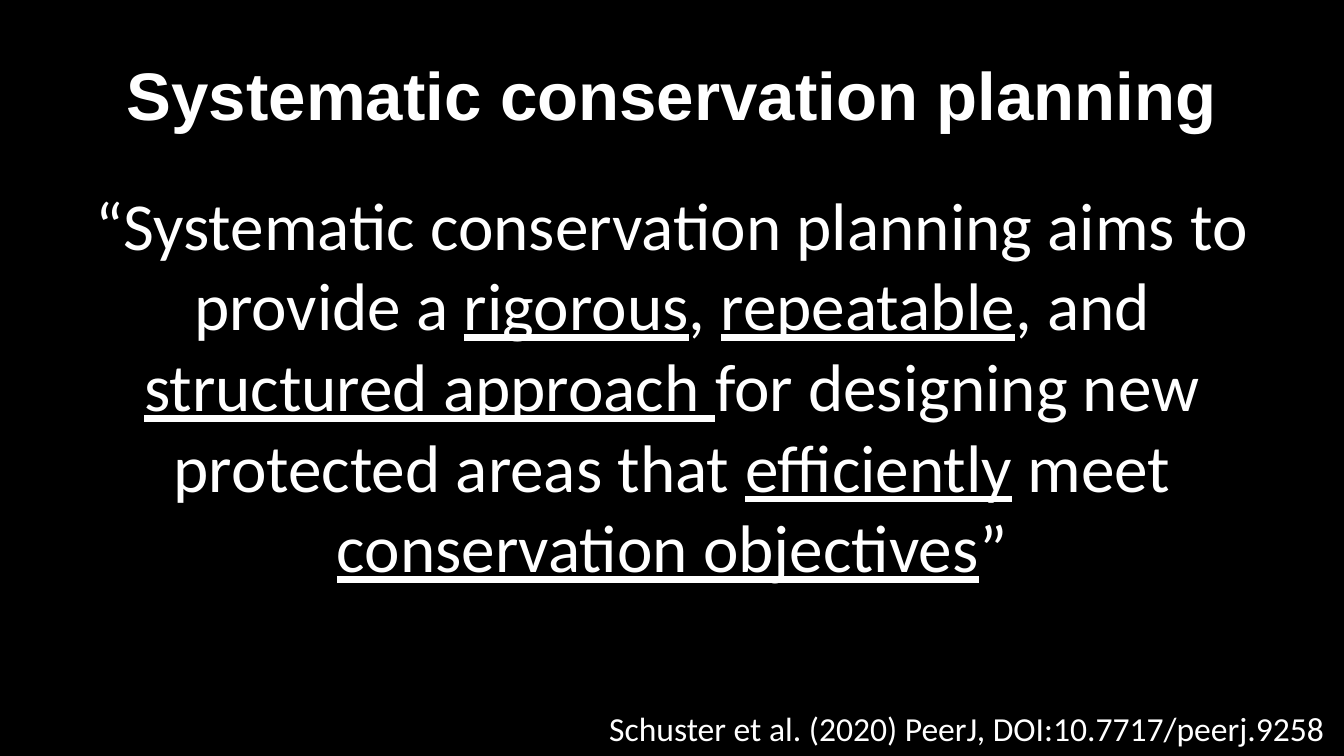
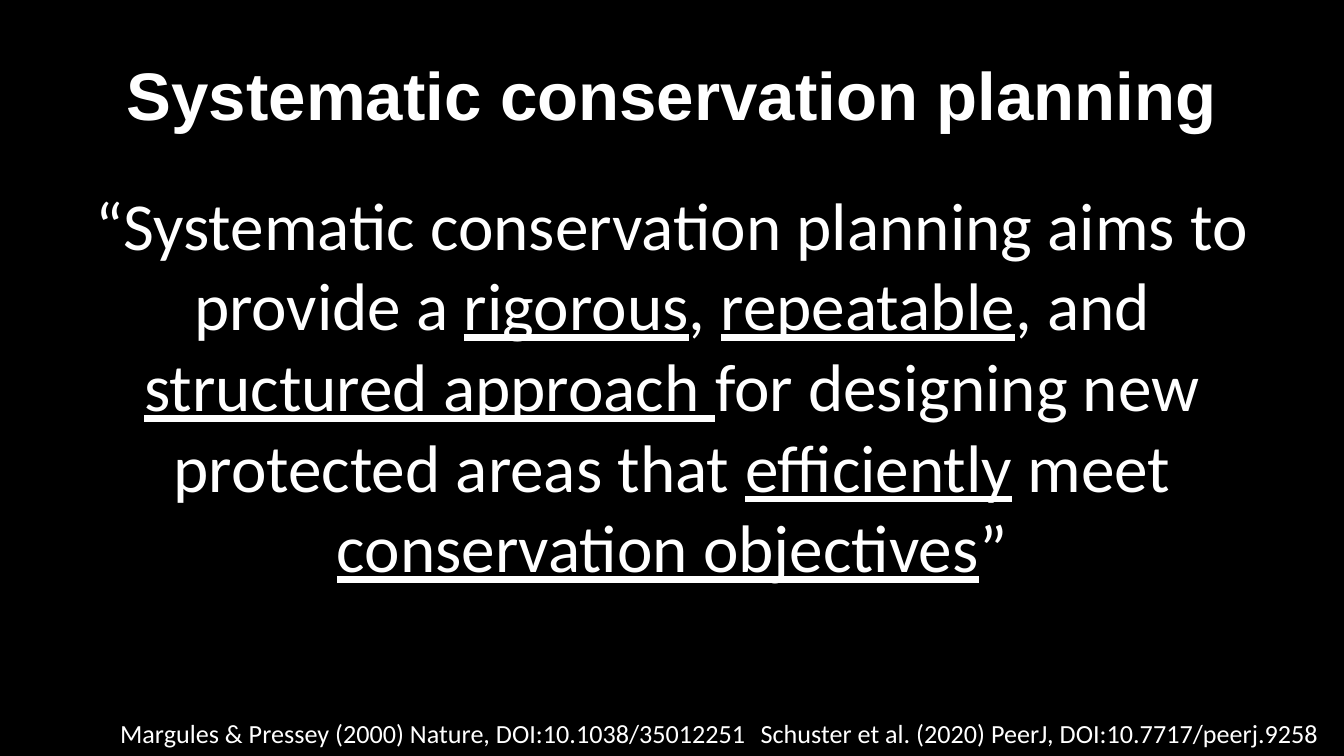
Before and after one commit to jeffreyhanson/abstracts-and-slides, a slide deck: slide 2 of seminars/ICCB-prioritizr-07-10-2021/slides.pptx. Drawn at 1344x756 pixels with LibreOffice and Linux fonts; fonts in the diff are those of the drawing. Boxes give left, top, right and bottom in pixels: in the first picture for what was removed or moved away, otherwise in the second. Text is boxed around its words. In the diff, an @@ line names an element or a change of style, - is before the commit and + after.

```diff
--- a/seminars/ICCB-prioritizr-07-10-2021/slides.pptx
+++ b/seminars/ICCB-prioritizr-07-10-2021/slides.pptx
@@ text "Schuster et al. (2020) PeerJ, ...": place and size @@
-text "Schuster et al. (2020) PeerJ, ..." at [609, 716, 1324, 747]
+text "Schuster et al. (2020) PeerJ, ..." at [761, 724, 1318, 748]
@@ text "Schuster et al. (2020) PeerJ, ..." at [761, 724, 1318, 748]: size 18 to 14 pt @@
@@ text added at [120, 724, 745, 748], 14 pt, text #FFFFFF @@
+Margules & Pressey (2000) Nature, DOI:10.1038/35012251
```
Also in this commit, not shown: 2 other slides changed, 2 slides added.
